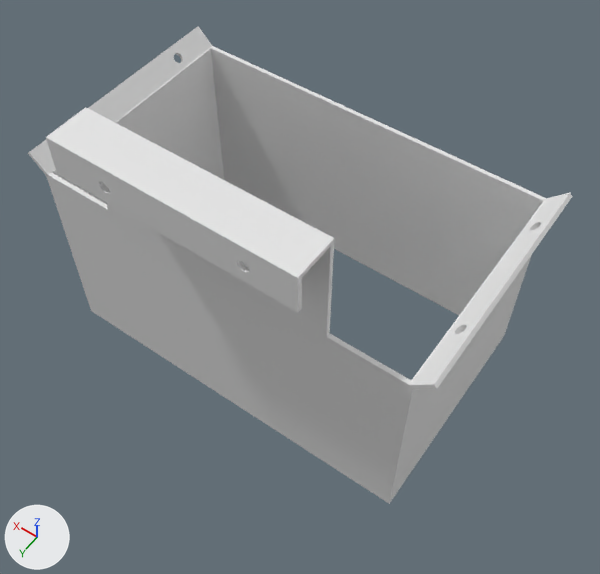
Before and after pictures for a commit that changed the Blender file model/mounting_bracket/mounting_bracket.blend.
Both versions are drawn from a camera (50 mm lens) standing at (-148.0, 204.0, 260.0) and looking at (-7.0, 6.0, -51.0). The lights are fixed; the arrows at lower left show +X, +Y and +Z.

In view in the first picture: 'receiver.001'.
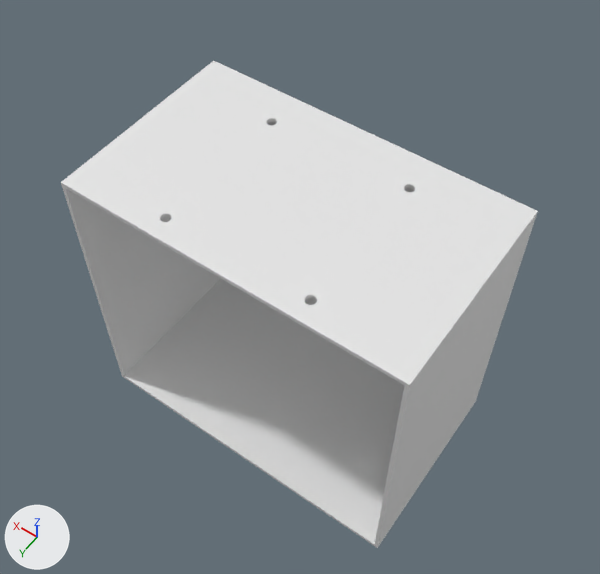
Boxes [x1, y1, x2, y2] around the edits, measured in the pictures (600 x 574 px):
'receiver.001', reshaped, moved (12% narrower)
    before: [28, 26, 572, 504]
    after: [61, 61, 538, 548]
part 1 of me_receiver_006, rebuilt (6% taller)
    before: [46, 46, 546, 504]
    after: [61, 61, 538, 548]
part 2 of me_receiver_006, deleted
    before: [46, 134, 302, 312]
part 3 of me_receiver_006, deleted
    before: [28, 26, 212, 176]
part 4 of me_receiver_006, deleted
    before: [409, 193, 572, 389]
part 5 of me_receiver_006, deleted
    before: [83, 107, 334, 337]
part 6 of me_receiver_006, deleted
    before: [51, 110, 331, 277]

The change in detail:
me_receiver_006 is used by ob_receiver_001; location (0.0, 0.0, 6.8).
me_receiver_006 had 440 vertices, 244 faces and spanned x -101.0..100.0, y -56.0..74.0, z -100.0..53.0.
me_receiver_006 now has 272 vertices, 144 faces and spans x -89.0..89.0, y -54.0..52.0, z -160.0..0.0.
me_receiver_006 part 1: the loose piece of 16 vertices spanning x -92.0..92.0, y -56.0..56.0, z -100.0..0.0 is rebuilt with 272 vertices and now spans x -89.0..89.0, y -54.0..52.0, z -160.0..0.0.
me_receiver_006 part 2: the loose piece of 136 vertices spanning x -55.0..55.0, y 72.0..74.0, z 35.0..53.0 is deleted.
me_receiver_006 part 3: the loose piece of 136 vertices spanning x 90.0..100.0, y -56.0..56.0, z -2.0..9.0 is deleted.
me_receiver_006 part 4: the loose piece of 136 vertices spanning x -101.0..-90.0, y -56.0..56.0, z -2.0..9.0 is deleted.
me_receiver_006 part 5: the loose piece of 8 vertices spanning x -55.0..55.0, y 54.0..56.0, z 0.0..53.0 is deleted.
me_receiver_006 part 6: the loose piece of 8 vertices spanning x -55.0..55.0, y 56.0..72.0, z 51.0..53.0 is deleted.
Object 'receiver.001' (ob_receiver_001) moves from (0.0, 0.0, 6.8) to (0.0, 0.0, 0.0).
